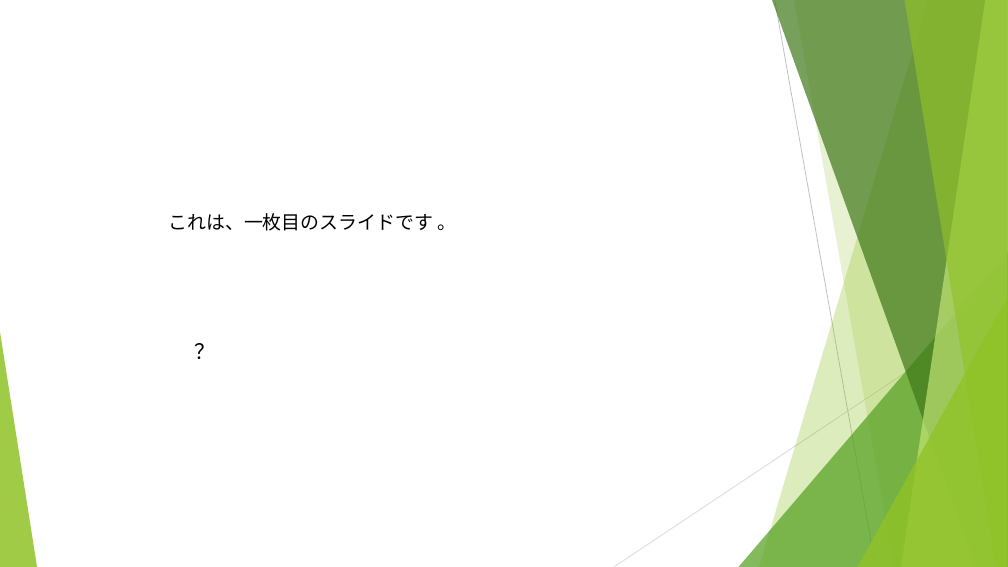
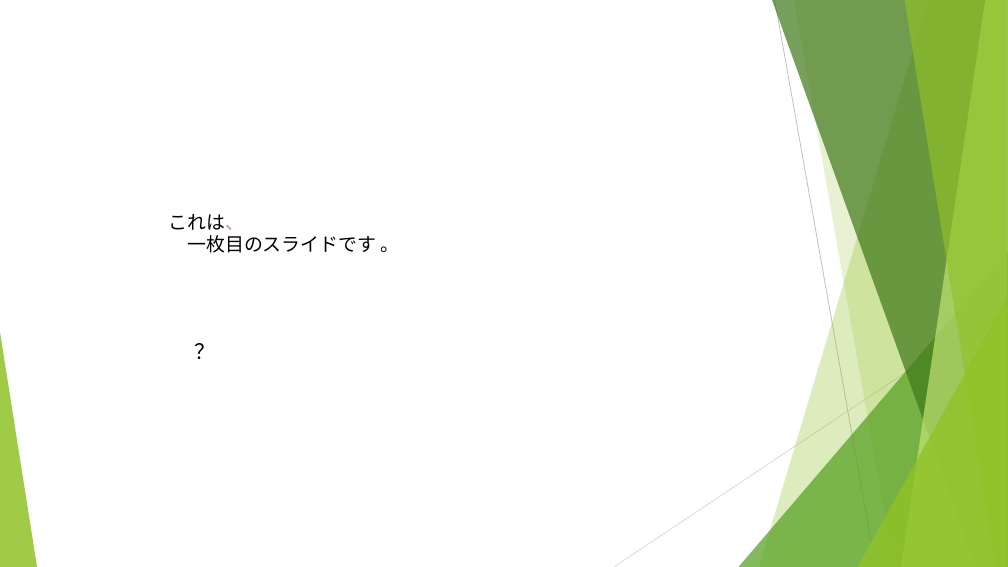
Before and after one commit to funamusix/funase-format, a slide deck: slide 1 of app/example.pptx. Drawn at 1008x567 pixels with LibreOffice and Linux fonts; fonts in the diff are those of the drawing. Boxes give left, top, right and bottom in pixels: in the first picture for what was removed or moved away, otherwise in the second. Text is boxed around its words. In the diff, an @@ line names an element or a change of style, - is before the commit and + after.

```diff
--- a/app/example.pptx
+++ b/app/example.pptx
@@ text at (x1=168, y1=214, x2=400, y2=253): text changed @@
-これは、一枚目のスライドです 。
+これは、
+一枚目のスライドです 。
```
Also in this commit, not shown: 5 other files.
